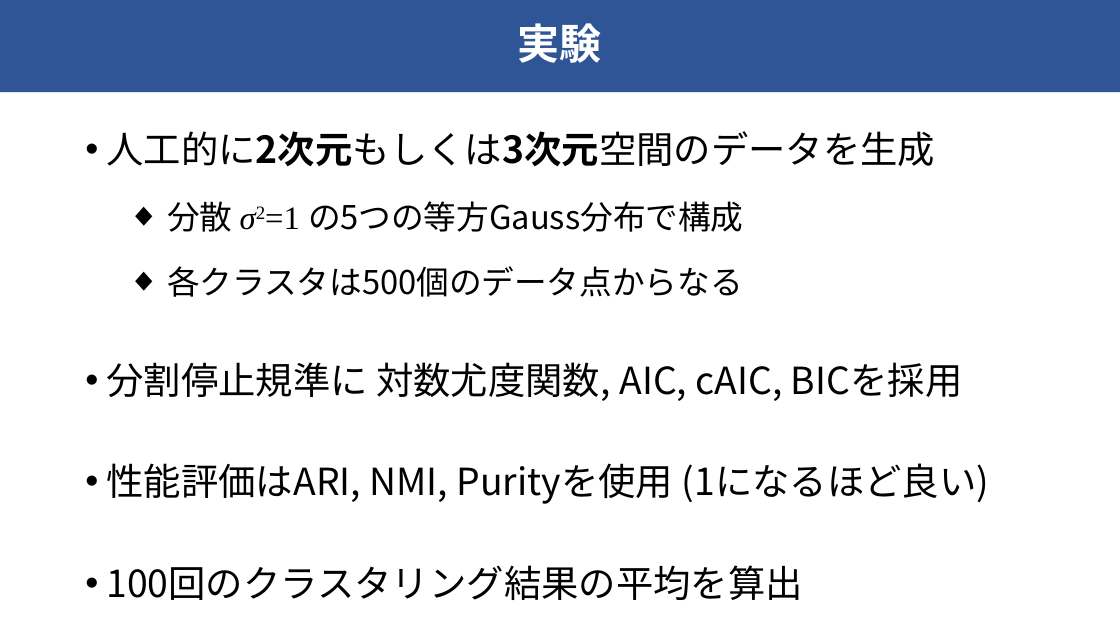
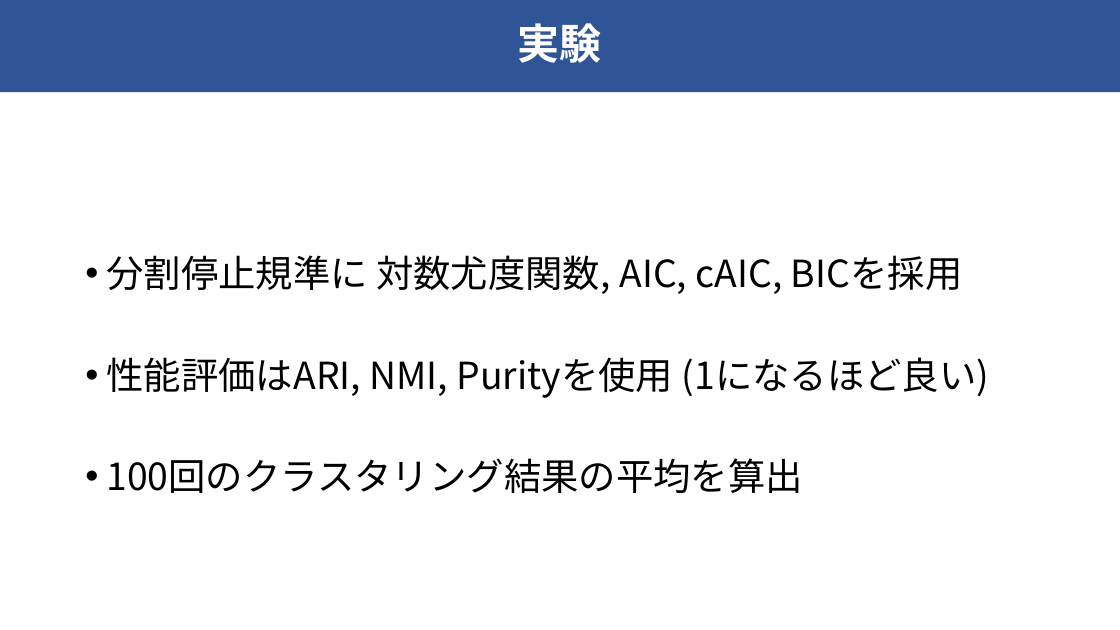
Before and after one commit to raryosu/graduation-research, a slide deck: slide 19 of docs/interim-presen/interim_hagihara.pptx (slide 10 before the commit). Drawn at 1120x630 pixels with LibreOffice and Linux fonts; fonts in the diff are those of the drawing. Boxes give left, top, right and bottom in pixels: in the first picture for what was removed or moved away, otherwise in the second. Text is boxed around its words. In the diff, an @@ line names an element or a change of style, - is before the commit and + after.

```diff
--- a/docs/interim-presen/interim_hagihara.pptx
+++ b/docs/interim-presen/interim_hagihara.pptx
@@ text at [106,131,935,297]: paragraphs removed @@
-• 人工的に2次元もしくは3次元空間のデータを生成
-  ◆ 分散 σ2=1 の5つの等方Gauss分布で構成
-  ◆ 各クラスタは500個のデータ点からなる
@@ text "分割停止規準に 対数尤度関数, AIC, cAIC, BICを採用": place and size @@
-text "分割停止規準に 対数尤度関数, AIC, cAIC, BICを採用" at [106,131,990,600]
+text "分割停止規準に 対数尤度関数, AIC, cAIC, BICを採用" at [106,255,990,493]
```
Also in this commit, not shown: 5 other slides changed, 4 slides added, 1 slide removed, 5 other files.
